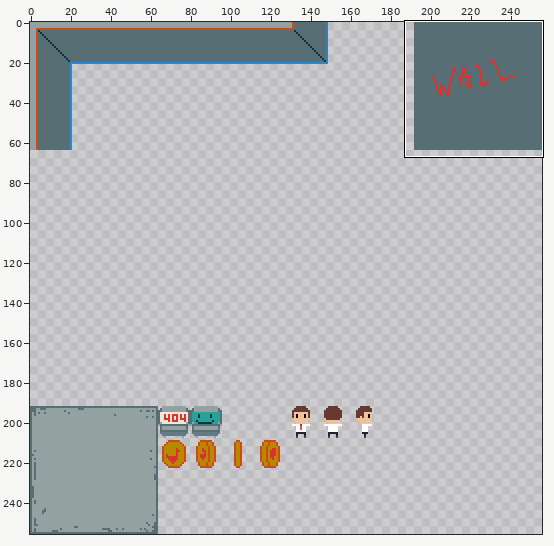
A sprite sheet gets an edit: assets/tilemaps/tileSet.png. The picture above shows the old version from afar; the outline marks the close-up.
Close-up. Before:
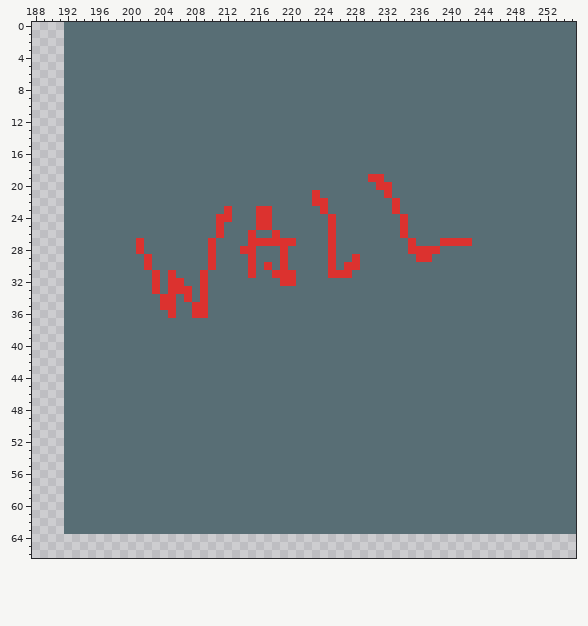
The file is 256x256 pixels. Shown: x 188..255, y 0..66.
The result:
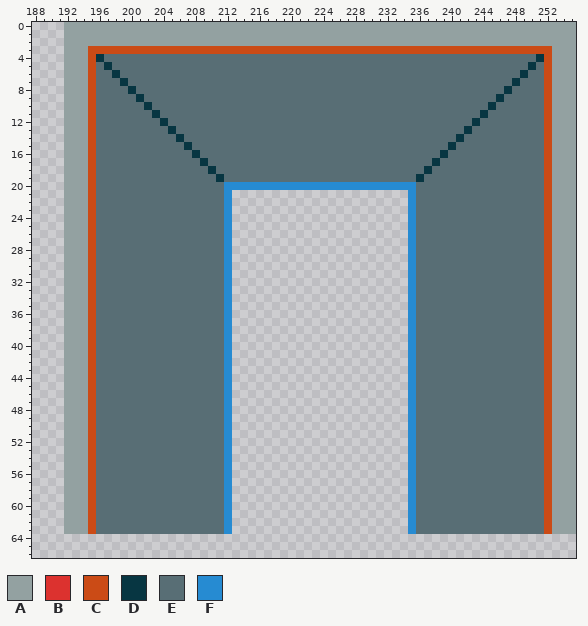
Palette (. is transparent): A #93a1a1  B #dc322f  C #cb4b16  D #073642  E #586e75  F #268bd2
Changes in this commit:
Changed rows in their new state; - is an unchanged pixel.
first column x 192:
 0 AAAAAAAAAAAAAAAAAAAAAAAAAAAAAAAAAAAAAAAAAAAAAAAAAAAAAAAAAAAAAAAA
 1 AAAAAAAAAAAAAAAAAAAAAAAAAAAAAAAAAAAAAAAAAAAAAAAAAAAAAAAAAAAAAAAA
 2 AAAAAAAAAAAAAAAAAAAAAAAAAAAAAAAAAAAAAAAAAAAAAAAAAAAAAAAAAAAAAAAA
 3 AAACCCCCCCCCCCCCCCCCCCCCCCCCCCCCCCCCCCCCCCCCCCCCCCCCCCCCCCCCCAAA
 4 AAACD------------------------------------------------------DCAAA
 5 AAAC-D----------------------------------------------------D-CAAA
 6 AAAC--D--------------------------------------------------D--CAAA
 7 AAAC---D------------------------------------------------D---CAAA
 8 AAAC----D----------------------------------------------D----CAAA
 9 AAAC-----D--------------------------------------------D-----CAAA
10 AAAC------D------------------------------------------D------CAAA
11 AAAC-------D----------------------------------------D-------CAAA
12 AAAC--------D--------------------------------------D--------CAAA
13 AAAC---------D------------------------------------D---------CAAA
14 AAAC----------D----------------------------------D----------CAAA
15 AAAC-----------D--------------------------------D-----------CAAA
16 AAAC------------D------------------------------D------------CAAA
17 AAAC-------------D----------------------------D-------------CAAA
18 AAAC--------------D--------------------------D--------------CAAA
19 AAAC---------------D------------------EE----D---------------CAAA
20 AAAC----------------FFFFFFFFFFFFFFFFFFFFFFFF----------------CAAA
21 AAAC----------------F......................F----------------CAAA
22 AAAC----------------F......................F----------------CAAA
23 AAAC----------------F......................F----------------CAAA
24 AAAC---------------EF......................F----------------CAAA
25 AAAC---------------EF......................F----------------CAAA
26 AAAC---------------EF......................F----------------CAAA
27 AAAC-----E--------E-F......................F---EEEE---------CAAA
28 AAAC-----E--------E-F......................FEEE-------------CAAA
29 AAAC------E-------E-F......................FEE--------------CAAA
30 AAAC------E-------E-F......................F----------------CAAA
31 AAAC-------E-E---E--F......................F----------------CAAA
32 AAAC-------E-EE--E--F......................F----------------CAAA
33 AAAC-------E-EEE-E--F......................F----------------CAAA
34 AAAC--------EE-E-E--F......................F----------------CAAA
35 AAAC--------EE--EE--F......................F----------------CAAA
36 AAAC---------E--EE--F......................F----------------CAAA
37 AAAC----------------F......................F----------------CAAA
38 AAAC----------------F......................F----------------CAAA
39 AAAC----------------F......................F----------------CAAA
40 AAAC----------------F......................F----------------CAAA
41 AAAC----------------F......................F----------------CAAA
42 AAAC----------------F......................F----------------CAAA
43 AAAC----------------F......................F----------------CAAA
44 AAAC----------------F......................F----------------CAAA
45 AAAC----------------F......................F----------------CAAA
46 AAAC----------------F......................F----------------CAAA
47 AAAC----------------F......................F----------------CAAA
48 AAAC----------------F......................F----------------CAAA
49 AAAC----------------F......................F----------------CAAA
50 AAAC----------------F......................F----------------CAAA
51 AAAC----------------F......................F----------------CAAA
52 AAAC----------------F......................F----------------CAAA
53 AAAC----------------F......................F----------------CAAA
54 AAAC----------------F......................F----------------CAAA
55 AAAC----------------F......................F----------------CAAA
56 AAAC----------------F......................F----------------CAAA
57 AAAC----------------F......................F----------------CAAA
58 AAAC----------------F......................F----------------CAAA
59 AAAC----------------F......................F----------------CAAA
60 AAAC----------------F......................F----------------CAAA
61 AAAC----------------F......................F----------------CAAA
62 AAAC----------------F......................F----------------CAAA
63 AAAC----------------F......................F----------------CAAA
Boxes around the changes in both close-ups, in picture pixels (x1, y1, x2, y2):
changed: (64, 22, 576, 534)
